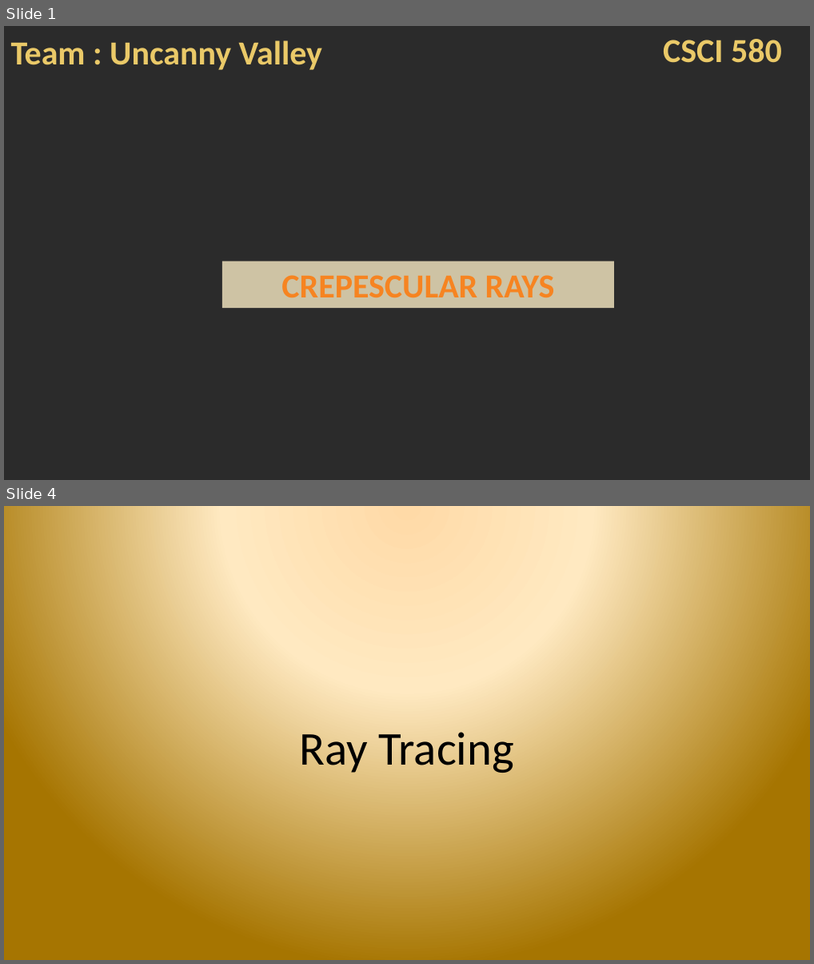
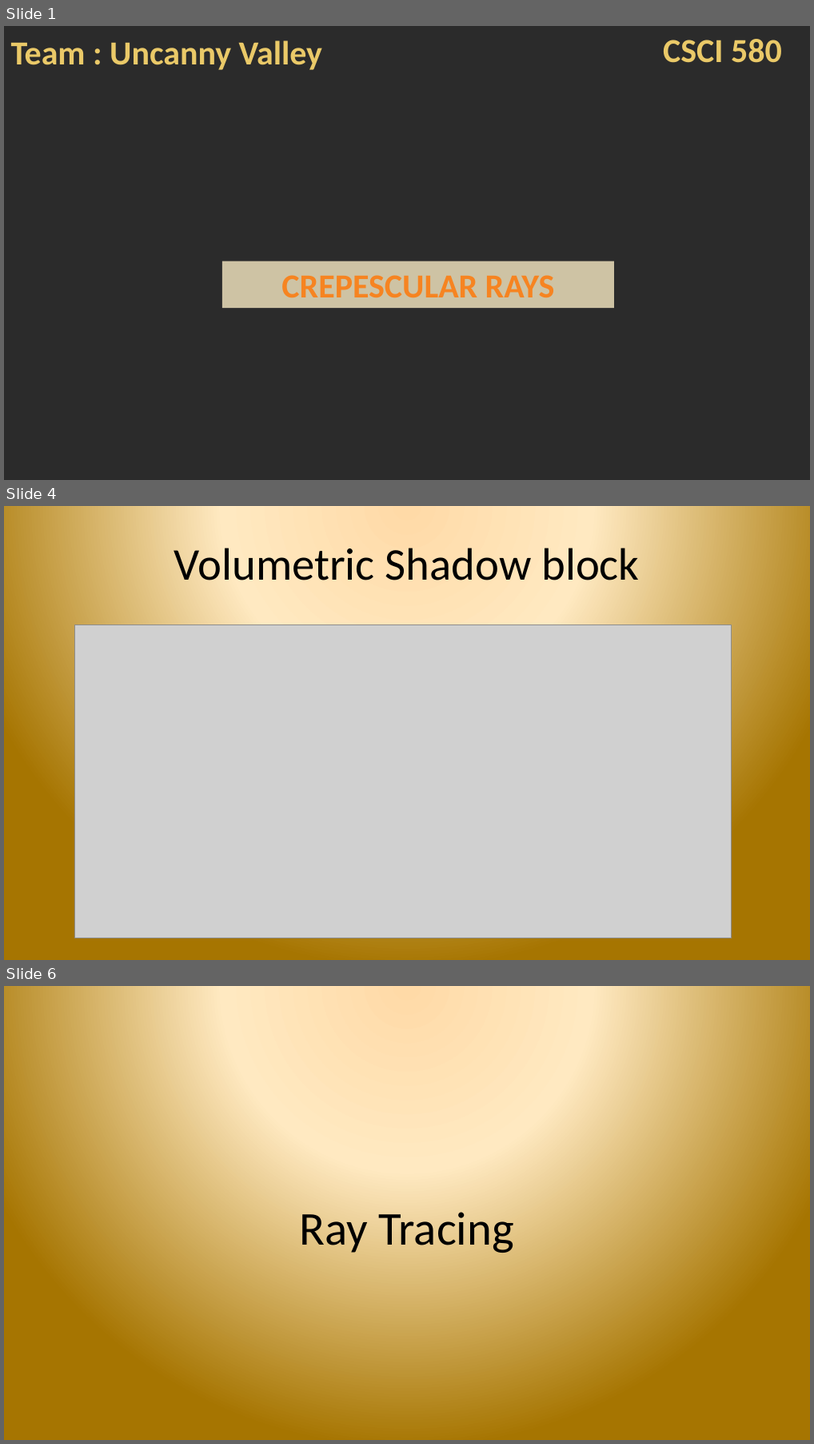
Before and after one commit to sreepada/CSCI580Project, a slide deck: documentation/FinalPresentation_UncannyValley.pptx. Shown one above the other, each under a label of ours: slides 1 and 4 before the commit, slides 1, 4 and 6 after it; the slides between them are not shown. The pictures are 814x964 and 814x1444 pixels, drawn with LibreOffice and Linux fonts; fonts in the diff are those of the drawing; grey boxes stand for pictures; background and template pictures are left out; a plain dark background stands for a picture behind light text. Boxes give left, top, right and bottom in pixels: in the first picture for what was removed or moved away, otherwise in the second. Text is boxed around its words. In the diff, an @@ line names an element or a change of style, - is before the commit and + after.

```diff
--- a/documentation/FinalPresentation_UncannyValley.pptx
+++ b/documentation/FinalPresentation_UncannyValley.pptx
@@ slide 4 added at <box>4,506,810,960</box>, background picture (left out) @@
@@ title added at <box>174,548,639,580</box>, 54 pt, text #000000 @@
+Volumetric Shadow block
@@ picture added at <box>74,625,732,938</box> @@
@@ what was slide 4 is now slide 6 @@
```
Also in this commit, not shown: 4 slides changed, 4 other slides added, 1 slide removed, 3 other files.
